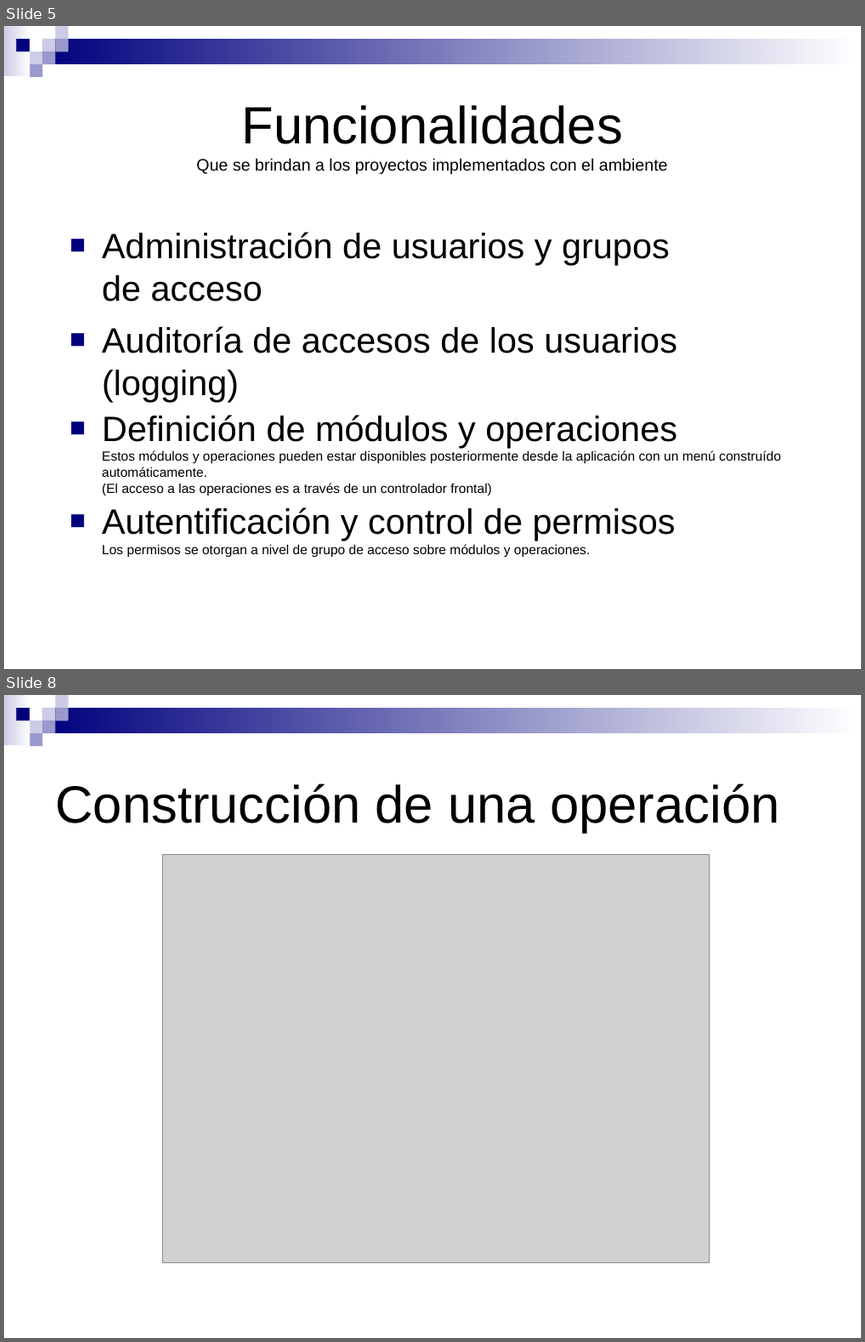
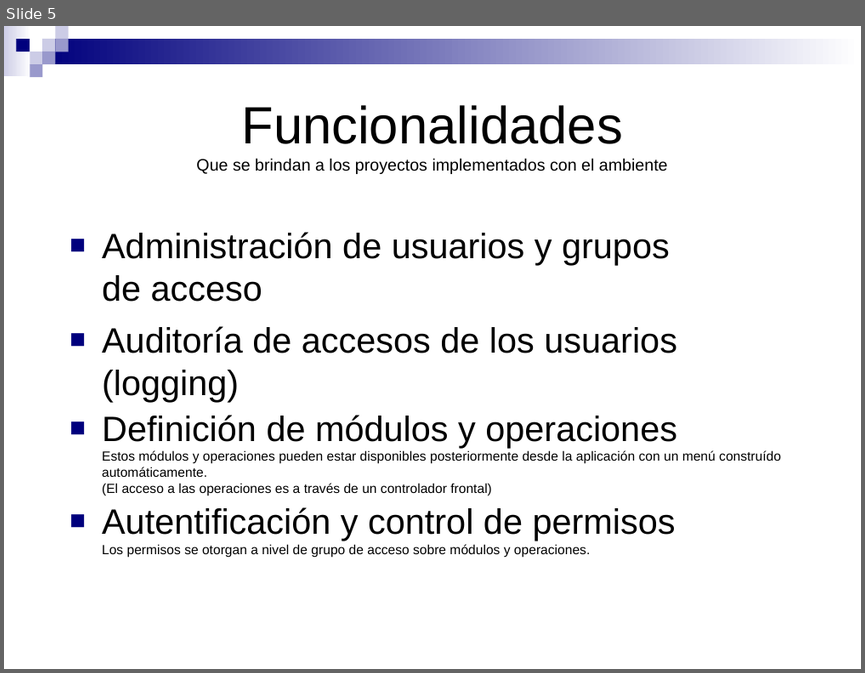
Before and after one commit to SIU-Toba/framework, a slide deck: doc/presentacion/Jornadas JAIIO.ppt. Shown one above the other, each under a label of ours: slides 5 and 8 before the commit, slide 5 after it; the slides between them are not shown. The pictures are 865x1342 and 865x673 pixels, drawn with LibreOffice and Linux fonts; fonts in the diff are those of the drawing; grey boxes stand for pictures. Boxes give left, top, right and bottom in pixels: in the first picture for what was removed or moved away, otherwise in the second. Text is boxed around its words. In the diff, an @@ line names an element or a change of style, - is before the commit and + after.

```diff
--- a/doc/presentacion/Jornadas JAIIO.ppt
+++ b/doc/presentacion/Jornadas JAIIO.ppt
@@ slide 8 removed at (4,695,861,1338), background #FFFFFF; not listed: 9 template elements that a slide beside it also shows @@
@@ title removed at (55,783,779,833) @@
-Construcción de una operación
@@ picture removed at (162,854,710,1263) @@
```
Also in this commit, not shown: 5 slides changed, 1 slide added.
